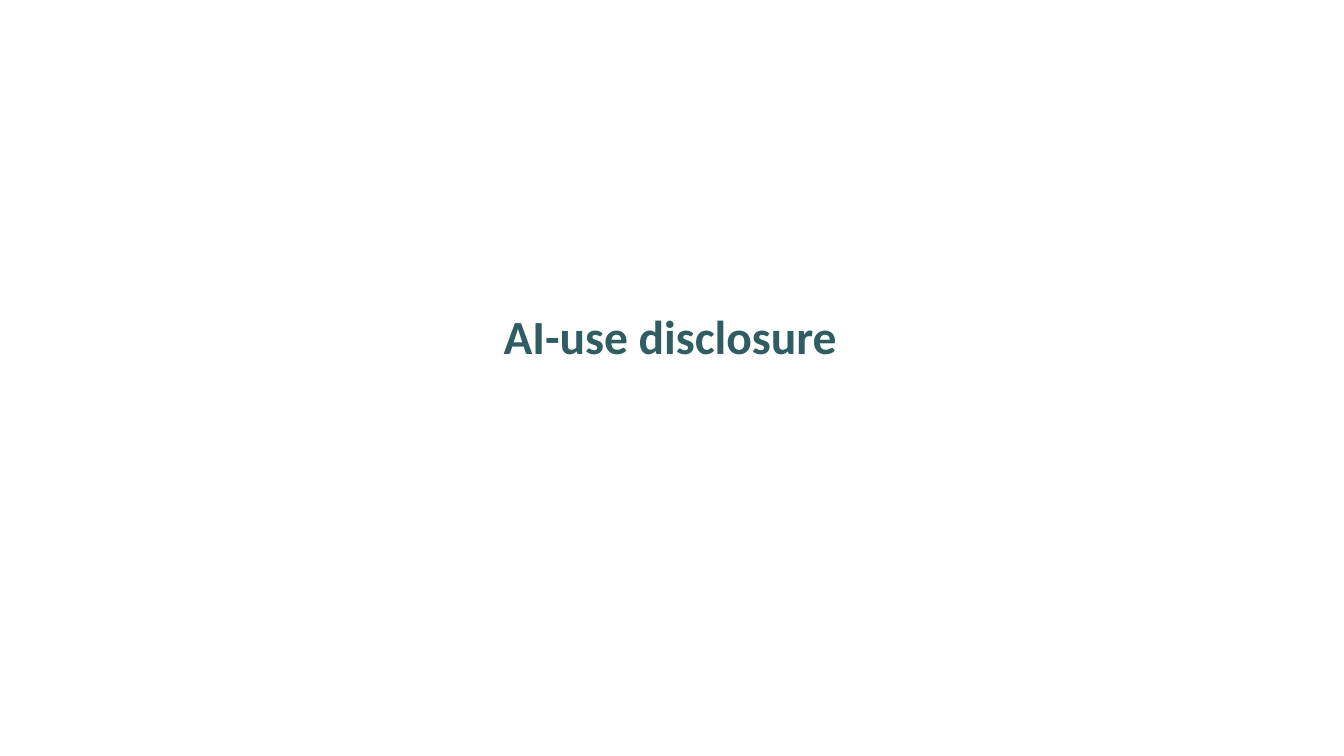
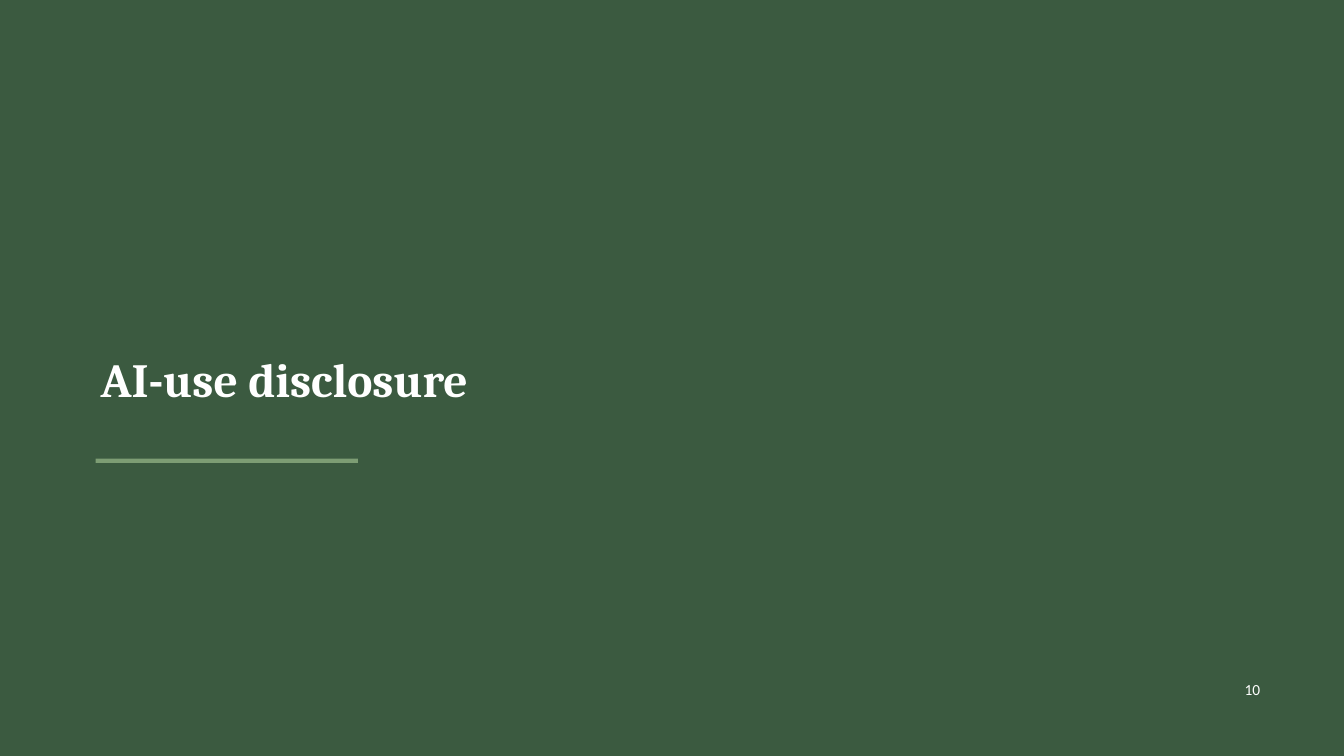
Before and after one commit to PangenomeAI/academic-skills-food-nutrition, a slide deck: slide 10 of food-ppt/examples/polyphenols-antimicrobial-review.pptx. Drawn at 1344x756 pixels with LibreOffice and Linux fonts; fonts in the diff are those of the drawing. Boxes give left, top, right and bottom in pixels: in the first picture for what was removed or moved away, otherwise in the second. Text is boxed around its words. In the diff, an @@ line names an element or a change of style, - is before the commit and + after.

```diff
--- a/food-ppt/examples/polyphenols-antimicrobial-review.pptx
+++ b/food-ppt/examples/polyphenols-antimicrobial-review.pptx
@@ rectangle added at box(0, 0, 1344, 756), fill #3B5A40 @@
@@ text "AI-use disclosure": place and size @@
-text "AI-use disclosure" at box(504, 320, 837, 355)
+text "AI-use disclosure" at box(101, 364, 468, 398)
@@ text "AI-use disclosure" at box(101, 364, 468, 398): font Calibri to Cambria, text colour #2F5D62 to #FFFFFF; alignment centre to left; more space between paragraphs; vertical alignment top to middle @@
@@ rectangle added at box(96, 459, 358, 463), fill #7D9D74 @@
@@ text added at box(1245, 685, 1261, 695), 11 pt, text #FFFFFF @@
+10
```
Also in this commit, not shown: 9 other slides changed, 19 other files.
